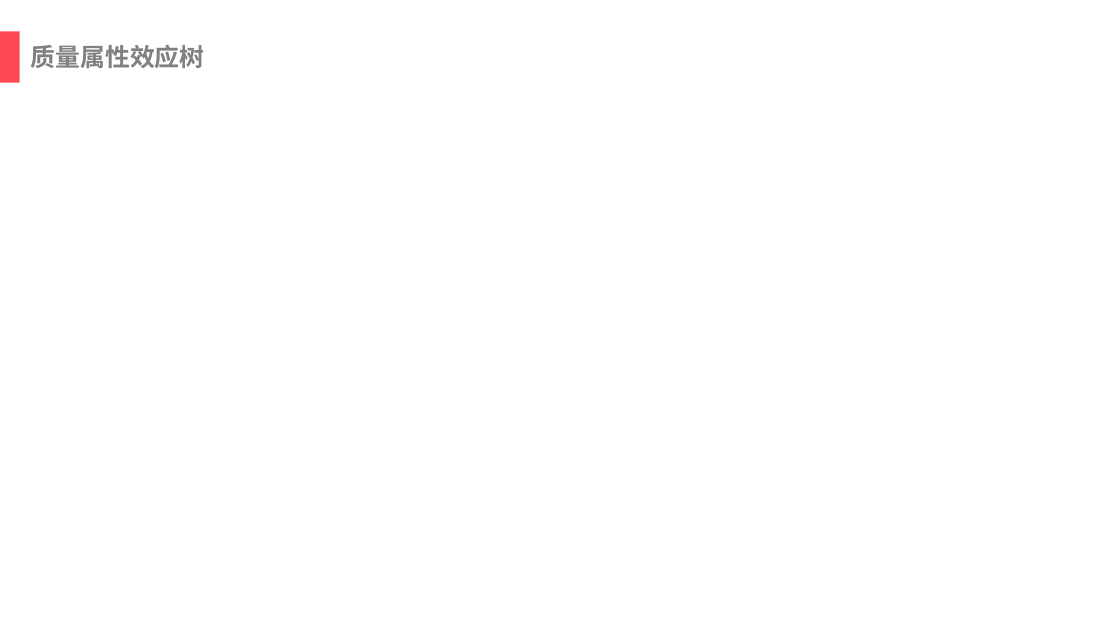
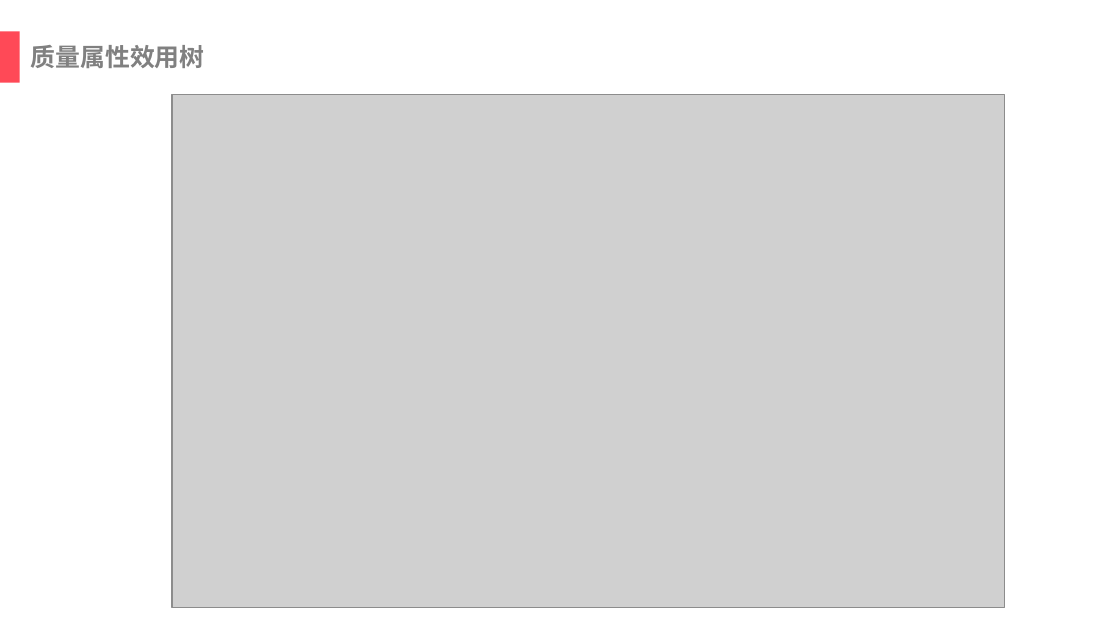
Before and after one commit to Almarduke/ArchitectureBigHomework, a slide deck: slide 7 of PPT/ATAM演示.pptx (slide 11 before the commit). Drawn at 1120x630 pixels with LibreOffice and Linux fonts; fonts in the diff are those of the drawing; grey boxes stand for pictures. Boxes give left, top, right and bottom in pixels: in the first picture for what was removed or moved away, otherwise in the second. Text is boxed around its words. In the diff, an @@ line names an element or a change of style, - is before the commit and + after.

```diff
--- a/PPT/ATAM演示.pptx
+++ b/PPT/ATAM演示.pptx
@@ text at bbox=[31, 45, 205, 68]: text changed @@
-质量属性效应树
+质量属性效用树
@@ picture added at bbox=[172, 94, 1005, 608] @@
```
Also in this commit, not shown: 4 other slides changed, 8 slides added, 27 slides removed, 1 other file.
